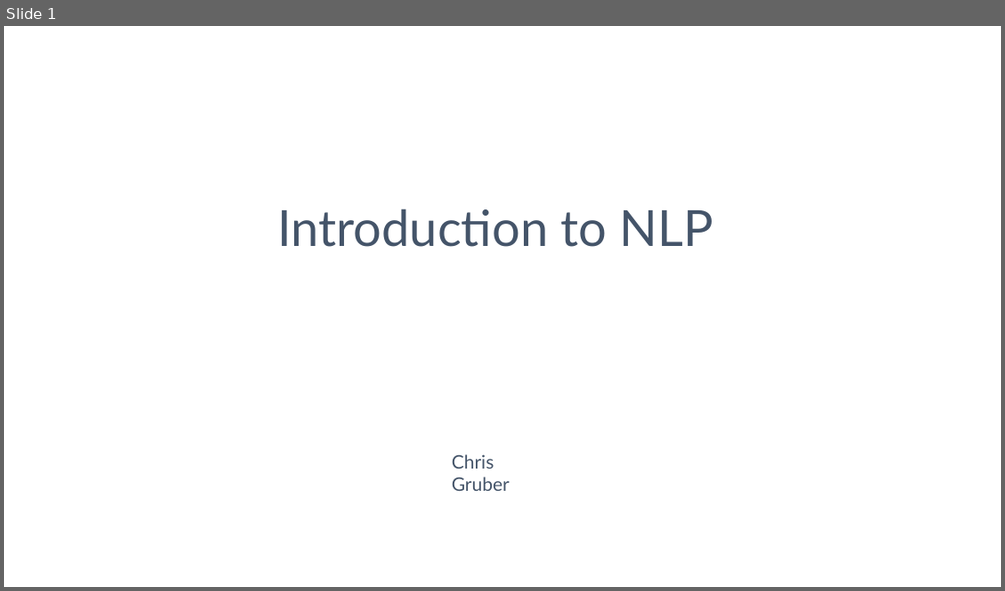
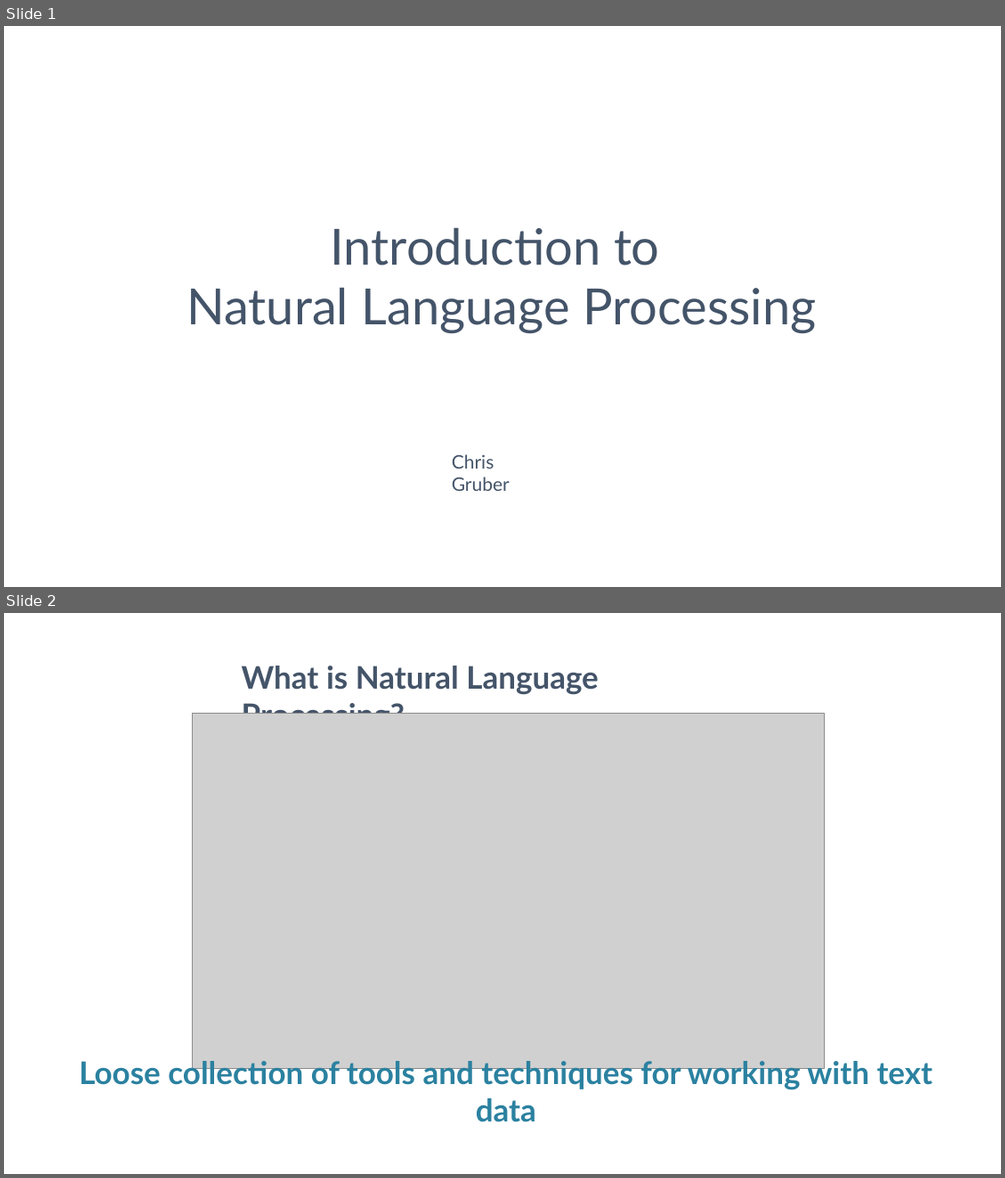
Before and after one commit to ChristopherGruber/Introduction_to_NLP, a slide deck: Introduction to NLP.odp. Shown one above the other, each under a label of ours: slide 1 before the commit, slides 1 and 2 after it. The pictures are 1005x591 and 1005x1178 pixels, drawn with LibreOffice and Linux fonts; fonts in the diff are those of the drawing; grey boxes stand for pictures. Boxes give left, top, right and bottom in pixels: in the first picture for what was removed or moved away, otherwise in the second. Text is boxed around its words. In the diff, an @@ line names an element or a change of style, - is before the commit and + after.

```diff
--- a/Introduction to NLP.odp
+++ b/Introduction to NLP.odp
@@ slide 2 added at <box>4,613,1001,1174</box>, background #FFFFFF @@
@@ text added at <box>242,666,599,714</box>, 60 pt, text #445469, bold @@
+What is Natural Language Processing?
@@ picture added at <box>192,714,824,1068</box> @@
@@ text added at <box>79,1057,933,1090</box>, 60 pt, text #2B81A0, bold @@
+Loose collection of tools and techniques for working with text data
@@ slide 1 changed as well @@
@@ text at <box>186,227,816,333</box>: text changed @@
-Introduction to NLP
+Introduction to
+Natural Language Processing
```
Also in this commit, not shown: 16 other slides added, 8 slides removed, 1 other file.
